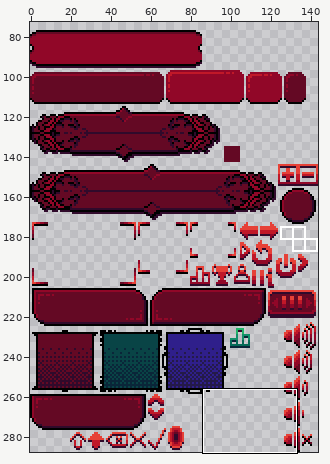
Pixel-art file: Succubus/Sprites/ButtonsUI.aseprite. The first picture is a wide view before the edit; the outline marks the close-up.
Close-up. Before:
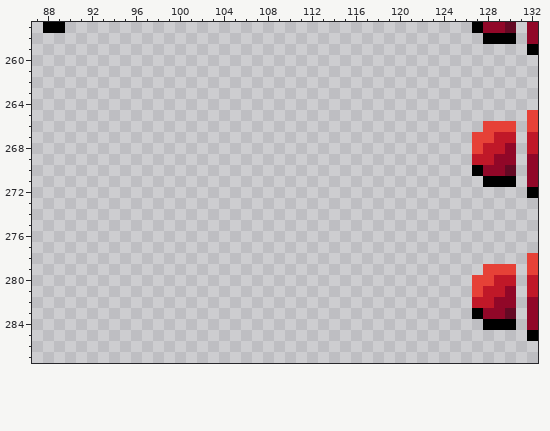
144x288 pixels, 1 frame. Shown: x 87..132, y 257..287. The wide view leaves out empty margins.
Now the later version:
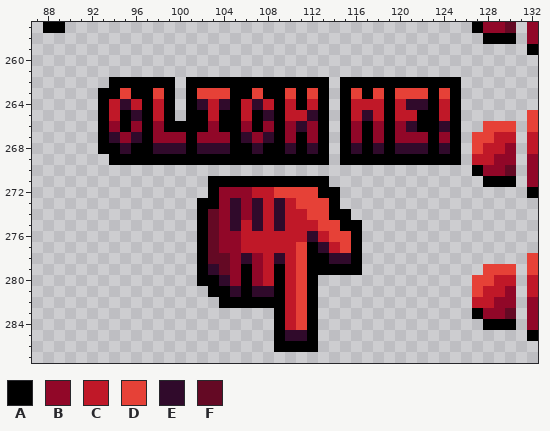
Palette (. is transparent): A #000000  B #910728  C #c01828  D #e64137  E #300a2b  F #640924
Edits made:
--- layer "Layer 1"
@@ x 87..132 @@
 261 ..............................................
-262 ..............................................
-263 ..............................................
-264 ..............................................
-265 .............................................D
-266 .........................................DDD.D
-267 ........................................DDCC.C
-268 ........................................DCCB.C
-269 ........................................CCBB.B
+262 .......AAAAAA.AAAAAAAAAAAAA.AAAAAAAAAAA.......
+263 ......AADAADA.ADDDAADAADADA.ADADADDDADA.......
+264 ......ACECACA.AECEACECACACA.ACCCACEEACA.......
+265 ......ACAEACA.AACAACAEACCEA.ACECACCAACA......D
+266 ......ABABABAAAABAABABABEBA.ABABABEAAEA..DDD.D
+267 ......AEBEABBBABBBAEBEABABA.ABABABBBABA.DDCC.C
+268 ......AAEAAEEEAEEEAAEAAEAEA.AEAEAEEEAEA.DCCB.C
+269 .......AAAAAAAAAAAAAAAAAAAA.AAAAAAAAAAA.CCBB.B
 270 ........................................ABBF.B
-271 .........................................AAA.B
-272 .............................................A
-273 ..............................................
-274 ..............................................
-275 ..............................................
-276 ..............................................
-277 ..............................................
-278 .............................................D
-279 .........................................DDD.D
-280 ........................................DDCC.C
-281 ........................................DCCB.C
-282 ........................................CCBB.B
-283 ........................................ABBF.B
-284 .........................................AAA.B
-285 .............................................A
-286 ..............................................
+271 ................AAAAAAAAAAA..............AAA.B
+272 ................ABBBCCDDDDAA.................A
+273 ...............AABEBECECDDDA..................
+274 ...............AFBEBECECCDDAA.................
+275 ...............AFBECECECCCDDAA................
+276 ...............AFBBCCCCCCECDDA................
+277 ...............AFBBCCCCCDAECDA................
+278 ...............AFFBEBCECDAAEEA...............D
+279 ...............AEFBABCACDAAAAA...........DDD.D
+280 ...............AAEBABCACDA..............DDCC.C
+281 ................AAEAEEACDA..............DCCB.C
+282 .................AAAAAACDA..............CCBB.B
+283 ......................ACDA..............ABBF.B
+284 ......................ACDA...............AAA.B
+285 ......................AEEA...................A
+286 ......................AAAA....................
 287 ..............................................
